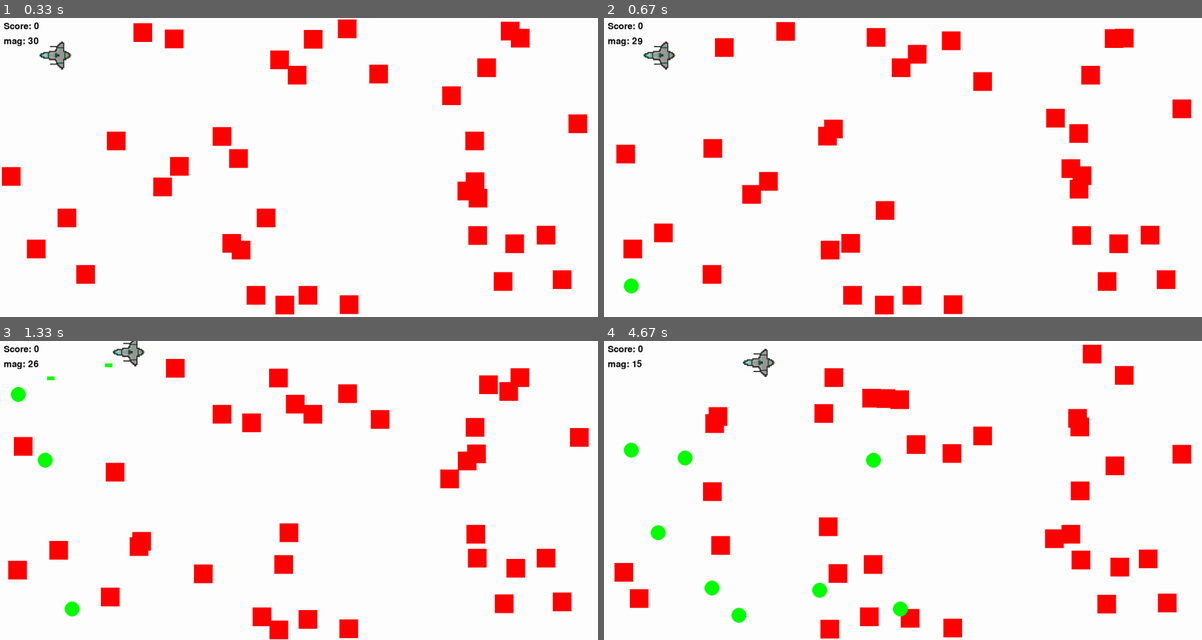
Above: before the commit, frames 1-4 (two rows, left to right).
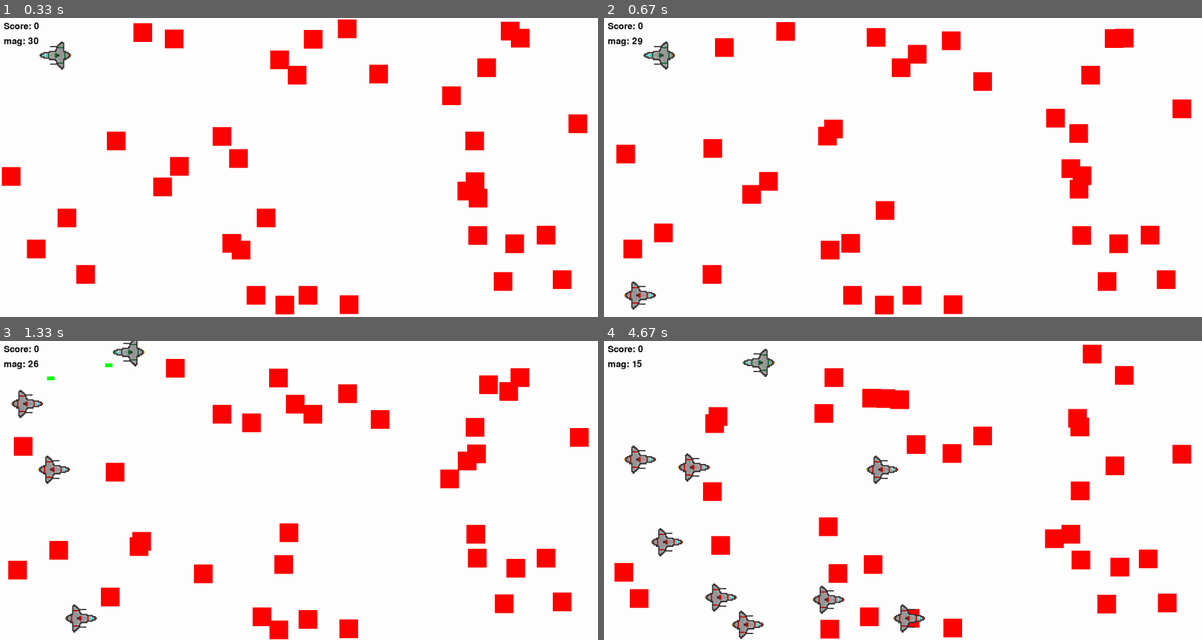
Above: after the commit, the same moments.

Repository: ubercoookie/tech-project-school
Game: pygame game, started from pygamestuff/# refactored to implement shooting in th.py
Same seed, same stepped clock (60 frames per second), same inputs: the game is played once before the commit and once after it.
Inputs:
- Up to frame 1 (0.33 s): no input
- Up to frame 2 (0.67 s): tap Space at 0.33 s
- Up to frame 3 (1.33 s): hold D 0.67-1.13 s; tap Space at 0.73, 1.03, 1.23 s; hold W from 1.17 s (still down)
- Up to frame 4 (4.67 s): release W at 1.47 s; hold D 1.5-1.97 s; tap Space at 1.57, 1.87, 2.07, 2.37, 2.63, 2.97, 3.27, 3.4, 3.8, 4.1, 4.47 s; hold A 2-2.53 s; hold S 2.57-2.87 s; hold A 2.9-3.3 s; hold W 3.33-3.7 s; hold D 3.73-4.37 s; hold S from 4.4 s (still down)

Frame 1 is identical in both runs. In frame 2, 0.3% of the frame differs, in the area x 3-9%, y 87-98%; in frame 3, 0.9%; in frame 4, 2.3%, in the area x 3-54%, y 34-100%.

Commit message:
added sprites

Diff:
--- a/pygamestuff/# refactored to implement shooting in th.py
+++ b/pygamestuff/# refactored to implement shooting in th.py
@@ -86,8 +86,7 @@
 class Enemy2(pygame.sprite.Sprite):
     def __init__(self, x, y):
         super().__init__()
-        self.image = pygame.Surface((50, 50), pygame.SRCALPHA)  # transparent bg
-        pygame.draw.circle(self.image, 'green', (25,25), 20)
+        self.image = pygame.image.load("enemy ship.png")  # transparent bg
         self.rect = self.image.get_rect(topleft=(x, y))
         self.dx = 3
 
